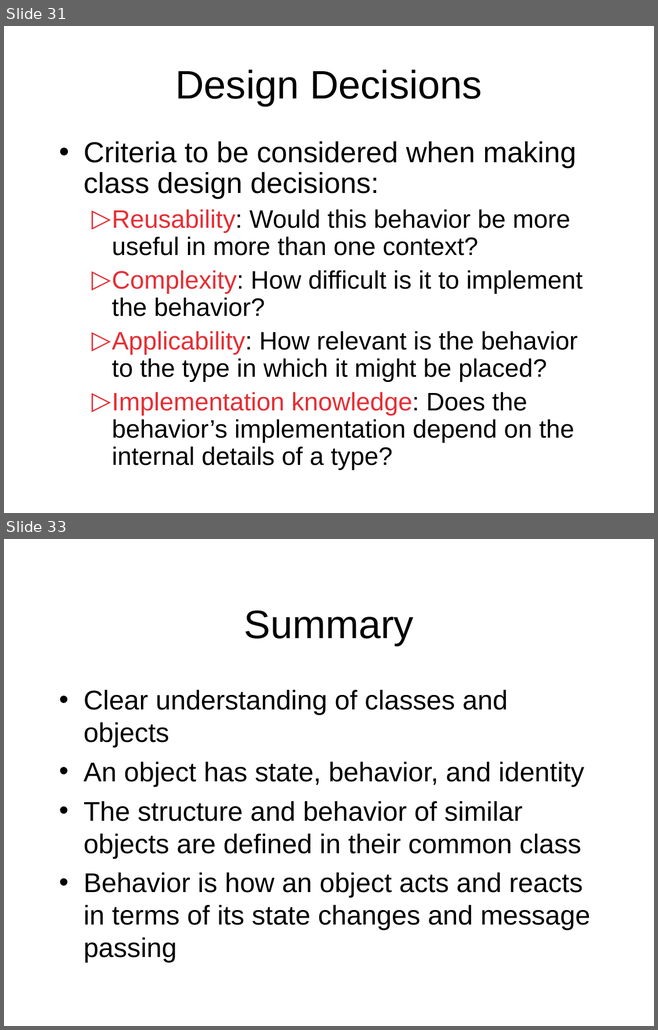
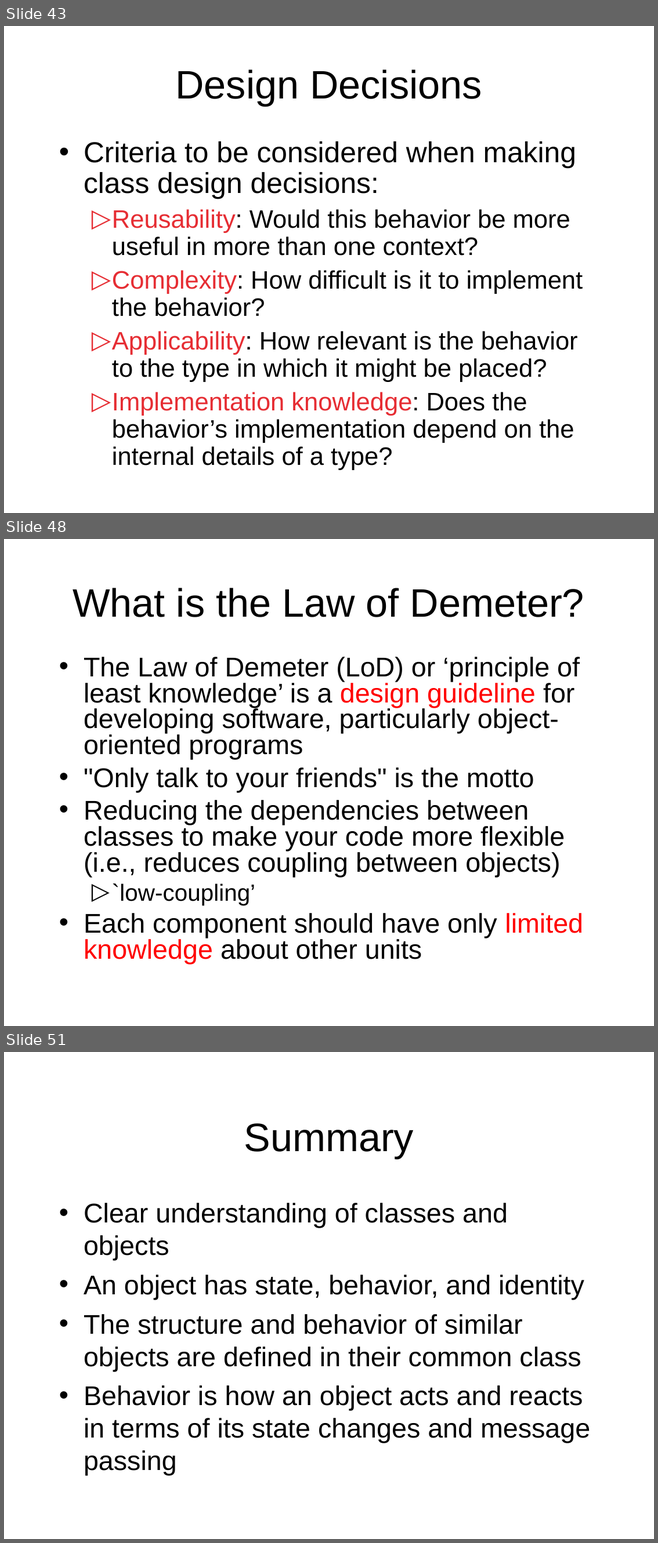
Before and after one commit to octaviordz/zjnu2017.github.io, a slide deck: OOAD/lectures/040--Classes.and.Objects.ppt. Shown one above the other, each under a label of ours: slides 31 and 33 before the commit, slides 43, 48 and 51 after it; the slides between them are not shown. The pictures are 658x1030 and 658x1543 pixels, drawn with LibreOffice and Linux fonts; fonts in the diff are those of the drawing. Boxes give left, top, right and bottom in pixels: in the first picture for what was removed or moved away, otherwise in the second. Text is boxed around its words. In the diff, an @@ line names an element or a change of style, - is before the commit and + after.

```diff
--- a/OOAD/lectures/040--Classes.and.Objects.ppt
+++ b/OOAD/lectures/040--Classes.and.Objects.ppt
@@ slide 48 added at [4, 539, 654, 1026], background #FFFFFF @@
@@ title added at [72, 588, 584, 617], 44 pt, text #000000 @@
+What is the Law of Demeter?
@@ text added at [83, 657, 583, 964], 30 pt, text #000000 @@
+• The Law of Demeter (LoD) or ‘principle of least knowledge’ is a design guideline for developing software, particularly object-oriented programs
+• "Only talk to your friends" is the motto
+• Reducing the dependencies between classes to make your code more flexible (i.e., reduces coupling between objects)
+  ▷ `low-coupling’
+• Each component should have only limited knowledge about other units
@@ what was slide 31 is now slide 43 @@
@@ what was slide 33 is now slide 51 @@
```
Also in this commit, not shown: 11 slides changed, 26 other slides added, 1 other file.
